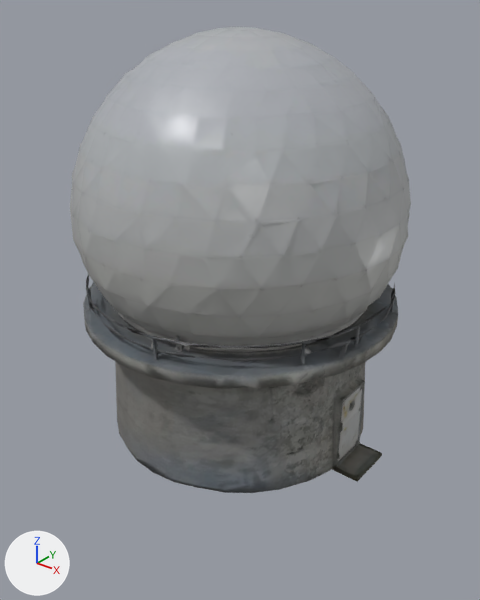
One commit to the glTF model public/assets/models/hi/radar_dome.glb: the scene before it, then after it.
Before and after are seen from a camera (50 mm lens) standing at (17.5, -22.0, 19.8) and looking at (0.1, -0.2, 6.2). Lighting does not change. The marker at lower left points along +X, +Y and +Z. The first picture is the older version. Where no turn or scale is listed for an object, it has been applied to the vertices. Vertices at exactly the same position are counted once.

In view in the first picture: 'radar_dome'.
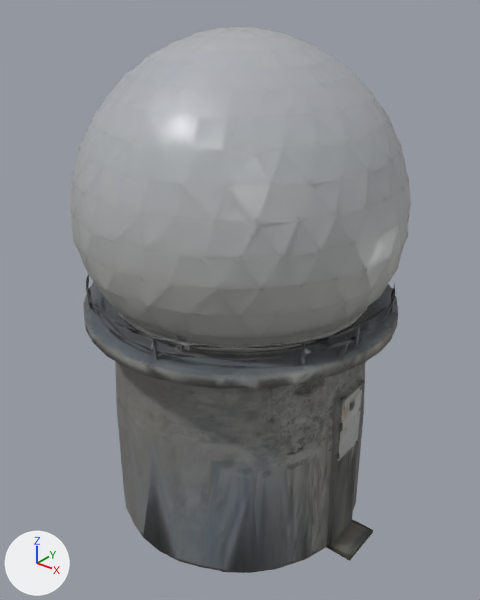
The newer file is also turned or shifted as a whole; pictures and numbers use the older file's frame.

Boxes [x1, y1, x2, y2] around the edits, measured in the pictures (480 x 600 px; the box of a moved part takes in the faces that stretch with it):
'radar_dome', reshaped (17% taller): before [70, 27, 411, 493]; after [70, 27, 411, 573]
part 1 of me_radar_dome, moved or reshaped: before [117, 411, 382, 493]; after [117, 411, 373, 573]

The edits, one by one:
me_radar_dome is used by ob_radar_dome; location (0.0, 0.0, 9.0).
me_radar_dome had 3502 vertices, 7077 faces and spanned x -7.3..7.3, y -7.3..7.3, z -9.0..9.0.
me_radar_dome now has 3502 vertices, 7077 faces and spans x -7.3..7.3, y -7.3..7.3, z -13.7..9.0.
me_radar_dome part 1: 162 of the vertices in x -6.3..7.3, y -6.2..6.2, z -9.0..-8.7 are moved by (0.0, 0.0, -4.7).
